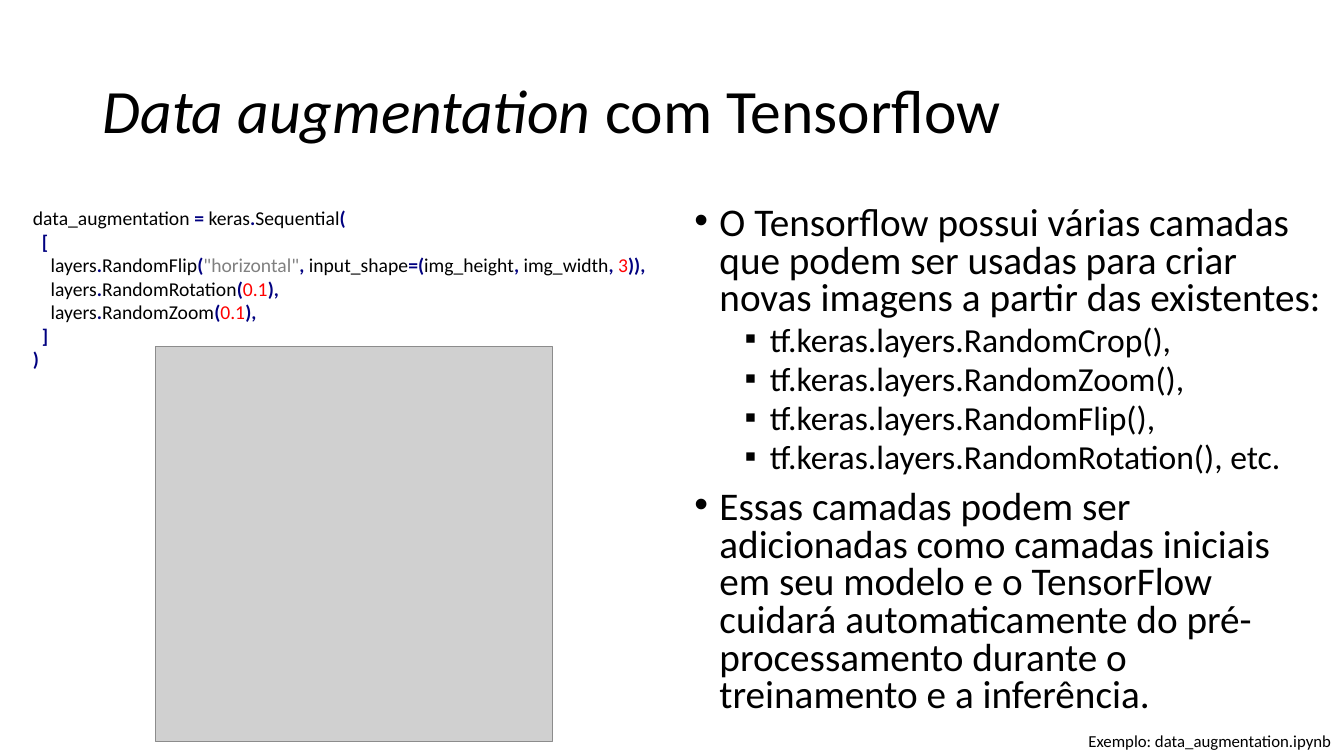
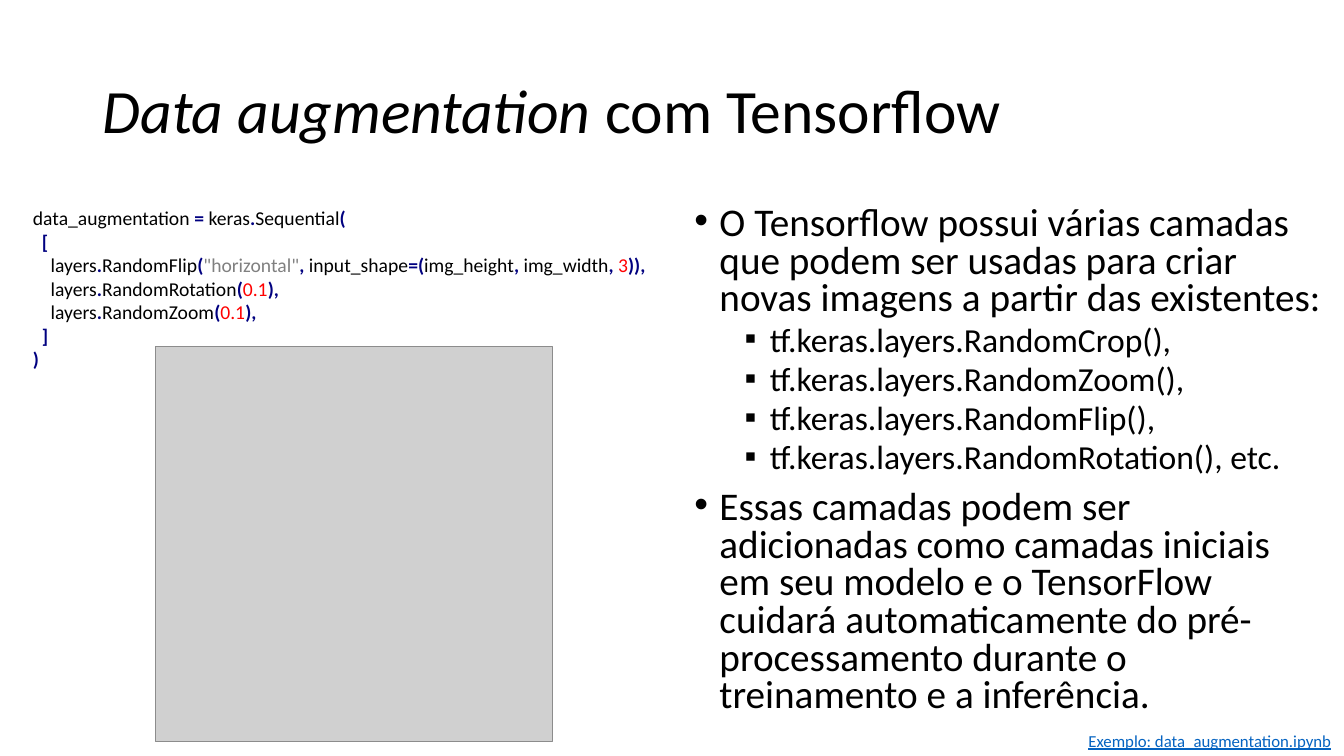
Before and after one commit to zz4fap/tp557-iot-ml, a slide deck: slide 16 of slides/TP557_13_Prevenindo_o_sobreajuste.pptx. Drawn at 1344x756 pixels with LibreOffice and Linux fonts; fonts in the diff are those of the drawing; grey boxes stand for pictures. Boxes give left, top, right and bottom in pixels: in the first picture for what was removed or moved away, otherwise in the second. Text is boxed around its words. In the diff, an @@ line names an element or a change of style, - is before the commit and + after.

```diff
--- a/slides/TP557_13_Prevenindo_o_sobreajuste.pptx
+++ b/slides/TP557_13_Prevenindo_o_sobreajuste.pptx
@@ text "Exemplo: data_augmentation.ipynb" at (1088, 735, 1331, 750): text colour #000000 to #0563C1, underline on @@
```
Also in this commit, not shown: 2 other slides changed.
